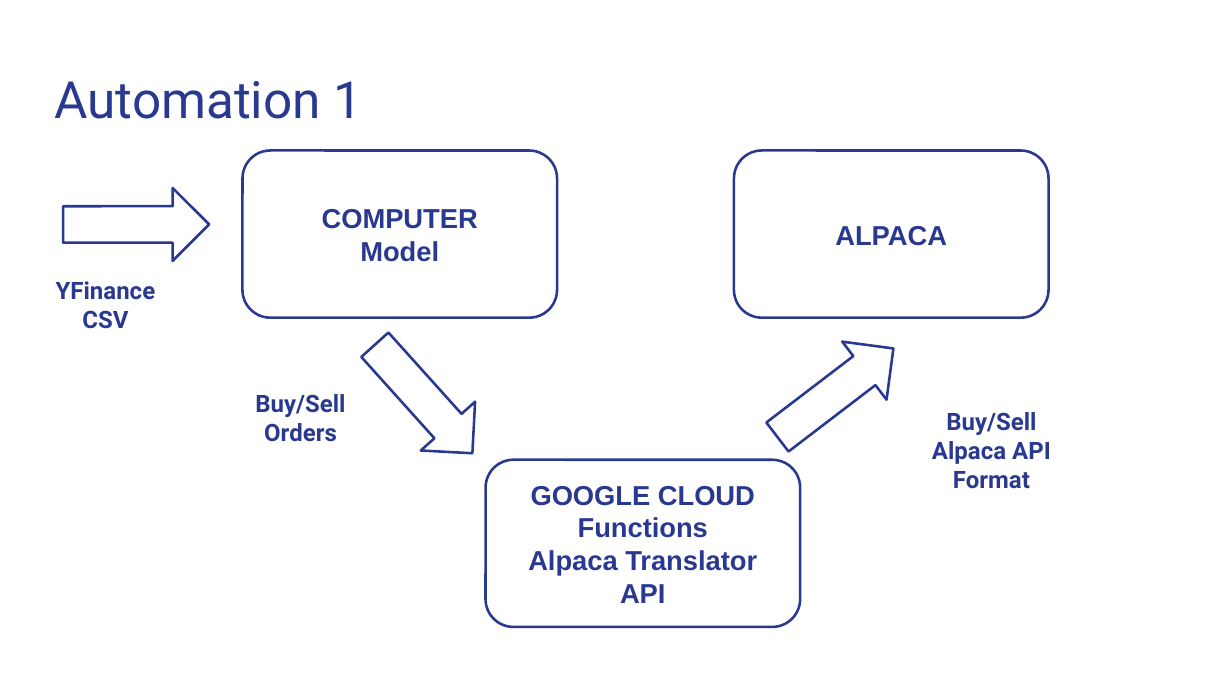
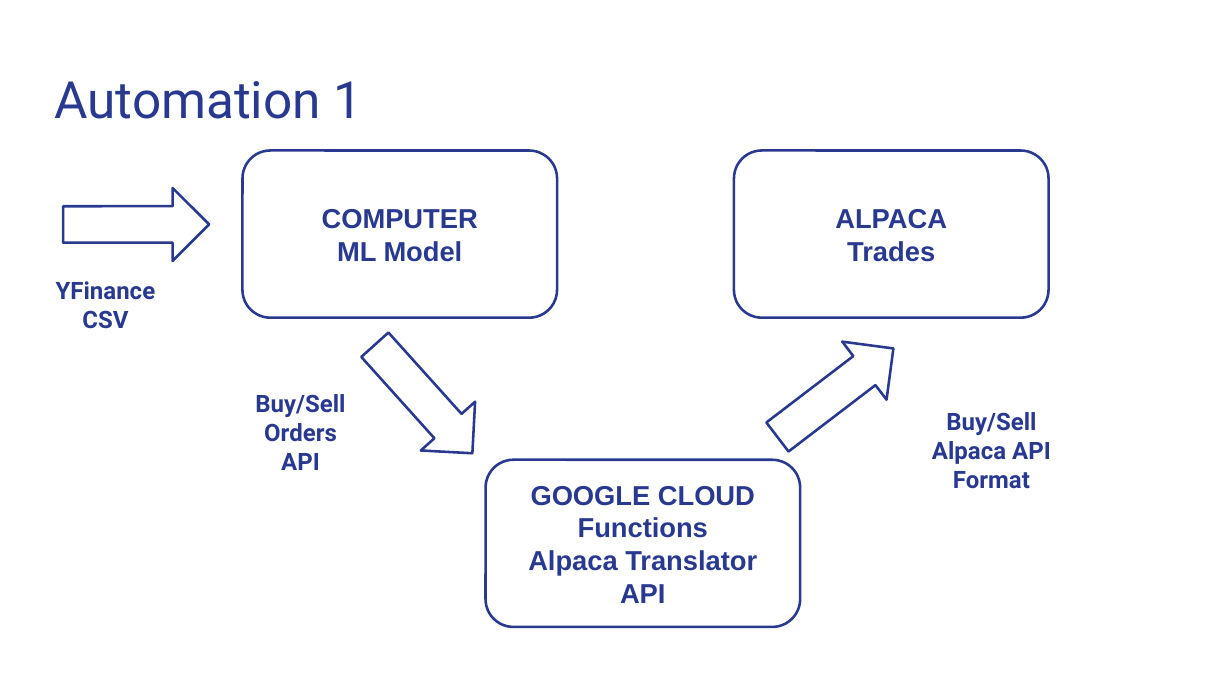
Before and after one commit to Lucas-Shaiman/project-beta, a slide deck: slide 16 of Case study.pptx (slide 15 before the commit). Drawn at 1232x693 pixels with LibreOffice and Linux fonts; fonts in the diff are those of the drawing. Boxes give left, top, right and bottom in pixels: in the first picture for what was removed or moved away, otherwise in the second. Text is boxed around its words. In the diff, an @@ line names an element or a change of style, - is before the commit and + after.

```diff
--- a/Case study.pptx
+++ b/Case study.pptx
@@ text in rounded rectangle at box(337, 241, 463, 262): text changed @@
-Model
+ML Model
@@ text in rounded rectangle at box(847, 241, 935, 262): paragraph added @@
+Trades
@@ text at box(281, 453, 320, 470): paragraph added @@
+API
```
Also in this commit, not shown: 9 other slides changed, 2 slides added.
